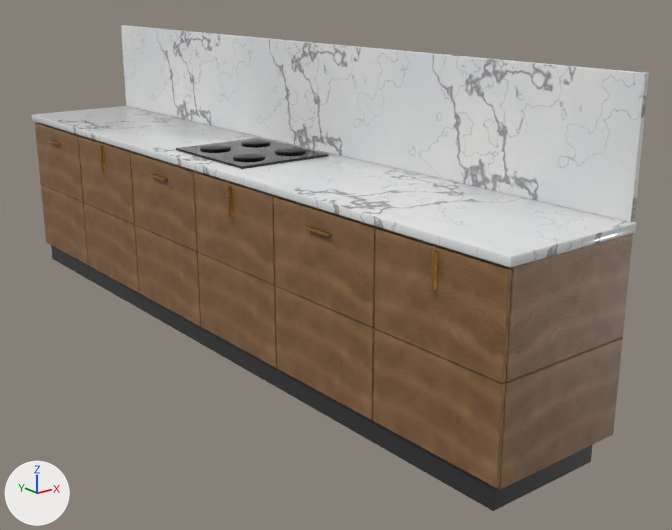
The glTF model villa/furniture/kitchen_run_east.glb, before and after one commit.
One viewpoint serves both versions: a 50 mm lens placed at (12.28, -0.69, 1.78), pointed at (15.04, 2.76, 0.4). The lights are fixed; the arrows at lower left show +X, +Y and +Z. The first picture is the older version. Where no turn or scale is listed for an object, it has been applied to the vertices. Vertices at exactly the same position are counted once.

Names of what the first picture shows: 'kitchen_run_east'.
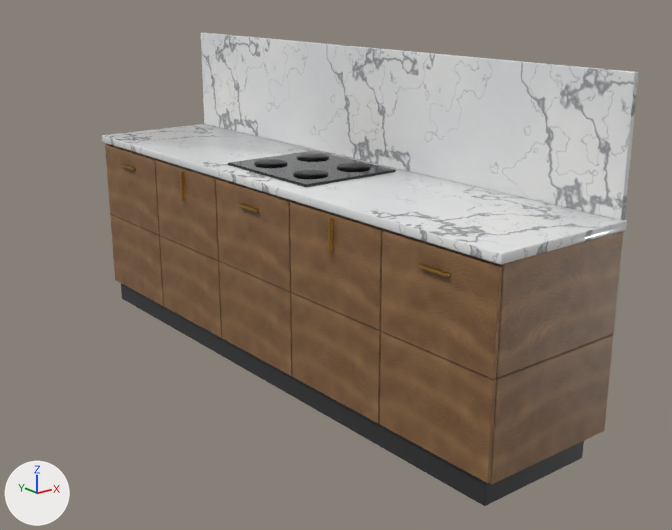
Changed parts and their boxes [x1, y1, x2, y2] in the pictures (672 x 530 px; the box of a moved part takes in the faces that stretch with it):
'kitchen_run_east', reshaped, moved (13% narrower)
    before: [32, 25, 649, 511]
    after: [102, 32, 639, 506]
part 1 of me_kitchen_run_east, moved or reshaped
    before: [37, 122, 633, 489]
    after: [108, 144, 623, 485]
part 2 of me_kitchen_run_east, moved or reshaped
    before: [78, 136, 140, 293]
    after: [105, 144, 164, 306]
part 3 of me_kitchen_run_east, moved or reshaped
    before: [194, 172, 277, 368]
    after: [155, 160, 222, 338]
part 4 of me_kitchen_run_east, moved or reshaped
    before: [130, 152, 201, 326]
    after: [216, 179, 293, 376]
part 5 of me_kitchen_run_east, moved or reshaped
    before: [274, 196, 377, 420]
    after: [290, 201, 383, 423]
part 6 of me_kitchen_run_east, moved or reshaped
    before: [373, 228, 512, 488]
    after: [380, 230, 502, 483]
part 7 of me_kitchen_run_east, moved or reshaped
    before: [51, 245, 592, 511]
    after: [121, 283, 584, 506]
part 8 of me_kitchen_run_east, moved or reshaped
    before: [32, 106, 637, 268]
    after: [102, 124, 627, 265]
part 9 of me_kitchen_run_east, moved or reshaped
    before: [121, 25, 649, 222]
    after: [201, 32, 639, 220]
part 10 of me_kitchen_run_east, moved or reshaped
    before: [49, 140, 61, 145]
    after: [120, 164, 136, 170]
part 11 of me_kitchen_run_east, moved or reshaped
    before: [99, 146, 105, 171]
    after: [180, 171, 185, 200]
part 12 of me_kitchen_run_east, moved or reshaped
    before: [151, 174, 167, 181]
    after: [238, 203, 259, 212]
part 13 of me_kitchen_run_east, moved or reshaped
    before: [227, 186, 232, 217]
    after: [328, 218, 333, 253]
part 14 of me_kitchen_run_east, moved or reshaped
    before: [306, 226, 331, 237]
    after: [418, 264, 450, 277]
part 15 of me_kitchen_run_east, deleted
    before: [431, 250, 438, 290]
part 16 of me_kitchen_run_east, deleted (brown)
    before: [35, 122, 89, 265]

The edits, one by one:
me_kitchen_run_east is used by ob_kitchen_run_east; location (14.79, 3.1, 0.0).
me_kitchen_run_east had 1272 vertices, 2460 faces and spanned x -0.36..0.32, y -1.96..1.96, z 0.0..1.46.
me_kitchen_run_east now has 1160 vertices, 2244 faces and spans x -0.36..0.32, y -1.44..1.44, z 0.0..1.46.
me_kitchen_run_east part 1: the loose piece of 56 vertices spanning x -0.32..0.32, y -1.95..1.95, z 0.1..0.9 is scaled about its middle by (1, 0.733, 1).
me_kitchen_run_east part 2: the loose piece of 56 vertices spanning x -0.34..-0.32, y 0.65..1.3, z 0.11..0.89 is scaled about its middle by (1, 0.878, 1), then moved by (0.0, 0.17, 0.0).
me_kitchen_run_east part 3: the loose piece of 56 vertices spanning x -0.34..-0.32, y -0.65..0.0, z 0.11..0.89 is scaled about its middle by (1, 0.878, 1), then moved by (0.0, 0.9, 0.0).
me_kitchen_run_east part 4: the loose piece of 56 vertices spanning x -0.34..-0.32, y 0.0..0.65, z 0.11..0.89 is scaled about its middle by (1, 0.878, 1), then moved by (0.0, -0.33, 0.0).
me_kitchen_run_east part 5: the loose piece of 56 vertices spanning x -0.34..-0.32, y -1.3..-0.65, z 0.11..0.89 is scaled about its middle by (1, 0.878, 1), then moved by (0.0, 0.4, 0.0).
me_kitchen_run_east part 6: the loose piece of 56 vertices spanning x -0.34..-0.32, y -1.95..-1.3, z 0.11..0.89 is scaled about its middle by (1, 0.878, 1), then moved by (0.0, 0.48, 0.0).
me_kitchen_run_east part 7: the loose piece of 56 vertices spanning x -0.32..0.24, y -1.92..1.92, z 0.0..0.1 is scaled about its middle by (1, 0.729, 1).
me_kitchen_run_east part 8: the loose piece of 56 vertices spanning x -0.35..0.32, y -1.96..1.96, z 0.9..0.94 is scaled about its middle by (1, 0.734, 1).
me_kitchen_run_east part 9: the loose piece of 56 vertices spanning x 0.3..0.32, y -1.95..1.95, z 0.94..1.46 is scaled about its middle by (1, 0.733, 1).
me_kitchen_run_east part 10: the loose piece of 56 vertices spanning x -0.36..-0.34, y 1.56..1.7, z 0.8..0.82 is moved by (0.0, -0.48, 0.0).
me_kitchen_run_east part 11: the loose piece of 56 vertices spanning x -0.36..-0.34, y 0.97..0.98, z 0.74..0.88 is moved by (0.0, -0.4, 0.0).
me_kitchen_run_east part 12: the loose piece of 56 vertices spanning x -0.36..-0.34, y 0.26..0.4, z 0.8..0.82 is moved by (0.0, -0.33, 0.0).
me_kitchen_run_east part 13: the loose piece of 56 vertices spanning x -0.36..-0.34, y -0.33..-0.32, z 0.74..0.88 is moved by (0.0, -0.25, 0.0).
me_kitchen_run_east part 14: the loose piece of 56 vertices spanning x -0.36..-0.34, y -1.05..-0.91, z 0.8..0.82 is moved by (0.0, -0.17, 0.0).
me_kitchen_run_east part 15: the loose piece of 56 vertices spanning x -0.36..-0.34, y -1.63..-1.62, z 0.74..0.88 is deleted.
me_kitchen_run_east part 16: the loose piece of 56 vertices spanning x -0.34..-0.32, y 1.3..1.95, z 0.11..0.89 is deleted.
Object 'kitchen_run_east' (ob_kitchen_run_east) moves from (14.79, 3.1, 0.0) to (14.79, 2.62, 0.0).
